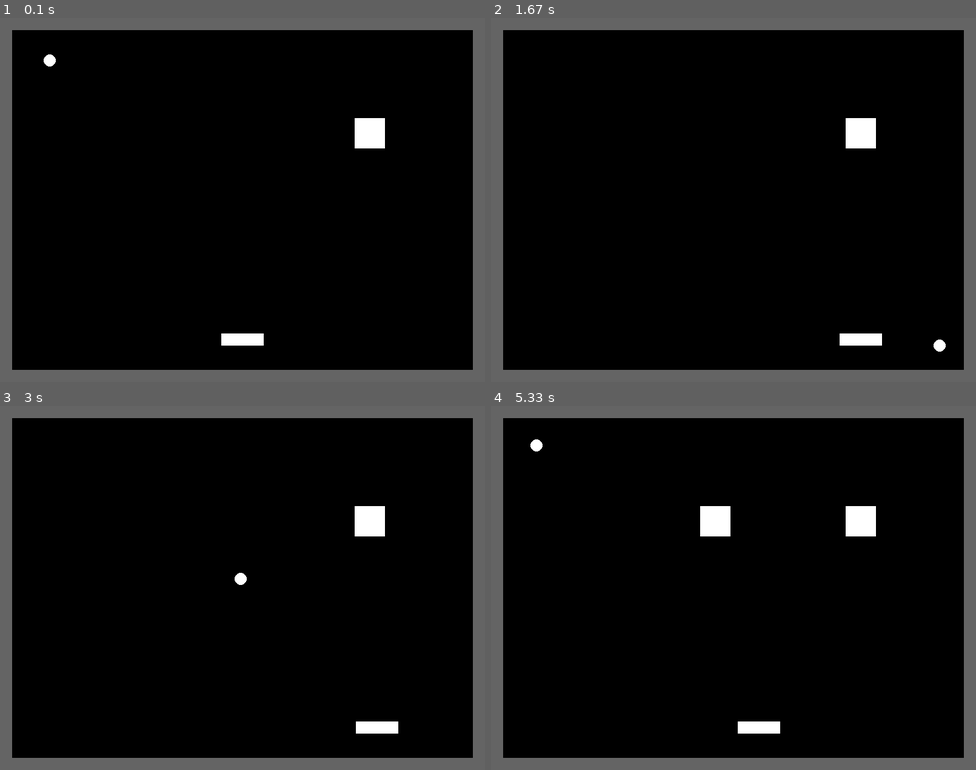
Above: before the commit, frames 1-4 (two rows, left to right).
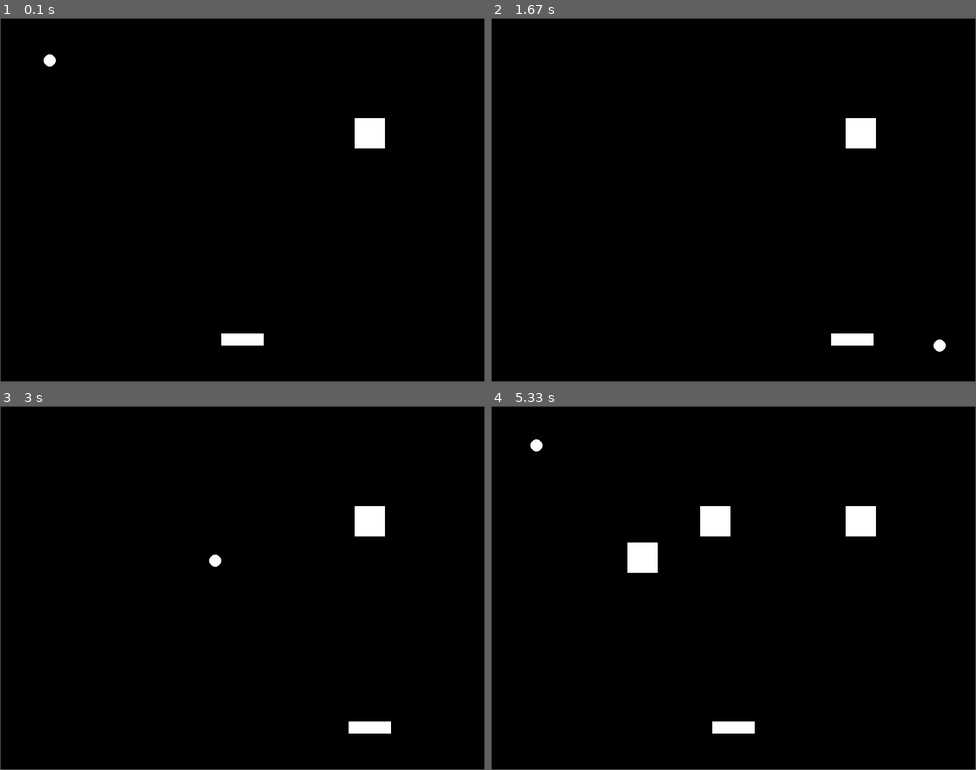
Above: after the commit, the same moments.

Repository: Gibson223/mod-5
Game: pygame game, started from py/main.py
Two runs of this game, one before a commit and one after it. Both use one fixed random seed, a clock stepped at 60 frames per second and the inputs below.
Inputs:
- Up to frame 1 (0.1 s): no input
- Up to frame 2 (1.67 s): hold Right 0.33-0.8 s; hold Right 0.83-1.3 s; hold Left from 1.33 s (still down)
- Up to frame 3 (3 s): release Left at 1.87 s; hold Left 1.9-2.3 s; tap Home at 2.05 s; hold Right 2.33-2.97 s
- Up to frame 4 (5.33 s): hold Left 3-3.47 s; hold Right 3.5-3.97 s; tap Home at 3.65, 5.22 s; hold Right 4-4.47 s; hold Left 4.5-5.03 s; hold Left from 5.07 s (still down)

The runs differ from the first frame. In frame 1, 11% of the frame differs, in the area x 0-100%, y 0-100%; in frame 2, 11%; in frame 3, 11%; in frame 4, 12%.

Commit message:
Split collision evaluate() into two functions, one for powerups

Diff:
--- a/py/constants.py
+++ b/py/constants.py
@@ -36,7 +36,7 @@
 INITIAL_BALL_YSPEED = 5
 
 # Wall size
-WALLSIZE = 20
+WALLSIZE = 1
 
 # Paddle size
 PADDLEWIDTH  = 70
@@ -45,10 +45,10 @@
 
 # Powerup chance
 # TODO change this
-POWERUP_CHANCE = 0.8
+POWERUP_CHANCE = 0.15
 
 #Paddle speed
-PADDLESPEED=6
+PADDLESPEED=7
 
 # Block size
 BLOCKWIDTH  = 100
@@ -63,8 +63,8 @@
 
 
 # Block respawn time range
-RESPAWNDELAY = 2
-RESPAWNRANGE = 2
+RESPAWNDELAY = 1
+RESPAWNRANGE = 3
 
 # Color definitions
 colors = {
--- a/py/main.py
+++ b/py/main.py
@@ -250,6 +250,10 @@
 
 
     def evaluate(self):
+        self.handle_ball_collisions()
+        self.handlePowerUpCollisions()
+
+    def handle_ball_collisions(self):
         """
         Detect collisions, check findBounceIsVertical and objects.Ball.bounce()
         """
@@ -274,36 +278,35 @@
 
             if c not in self.next_collision_exclusion:
 
+                # Collision happens with block (instead of paddle or ball)
                 if isinstance(c, objects.Block):
                     c_newhp = c.reduceHP(self.game.playerBall.xspeed, self.game.playerBall.yspeed)
                     if c_newhp <= 0:
                         GameObj.removeblock(c)
 
+                        # Randomly generate powerup
                         if random.random() < constants.POWERUP_CHANCE:
+                            # Create object and add to relevant sprite lists
                             newPowerUp = objects.PowerUp.PowerUpSprite(self.game.playerBall.rect.x, self.game.playerBall.rect.y)
                             self.game.AllSpritesList.add(newPowerUp)
                             self.game.powerUpSpritesList.add(newPowerUp)
 
-
                 isVertical_old = CollisionHandling.findBounceIsVertical_old(self.game.playerBall, c)
                 isVertical = CollisionHandling.findBounceIsVertical(self.game.playerBall, c)
-                if (isVertical != isVertical_old):
-                    # This print statement can be used to inspect discrepancies between the two
-                    # print("old vertical %s, new vertical %s" % (isVertical_old, isVertical))
-                    pass
-
-                self.game.playerBall.bounce(isVertical_old)  # or change to the old one
+
+                self.game.playerBall.bounce(isVertical)  # or change to the old one
 
                 # Should be handled at the object collided with, not here
                 AudioObj.playSound('bounce')
                 self.next_collision_exclusion.append(c)
                 self.next_collision_exclusion_time.append(time.time()+0.2)
 
+    def handlePowerUpCollisions(self):
         # After checking ball collisions, check for powerups to collect
-        powerCollisions = pygame.sprite.spritecollide(self.game.paddle, self.game.powerUpSpritesList, True)
-        for c in powerCollisions:
+        powerUpCollisions = pygame.sprite.spritecollide(self.game.paddle, self.game.powerUpSpritesList, True)
+        for c in powerUpCollisions:
             self.game.readyPowerUp = c.powerUp
-            print("caught powerup", c)
+            print("caught %s powerup" % self.game.readyPowerUp.type)
 
 
 
